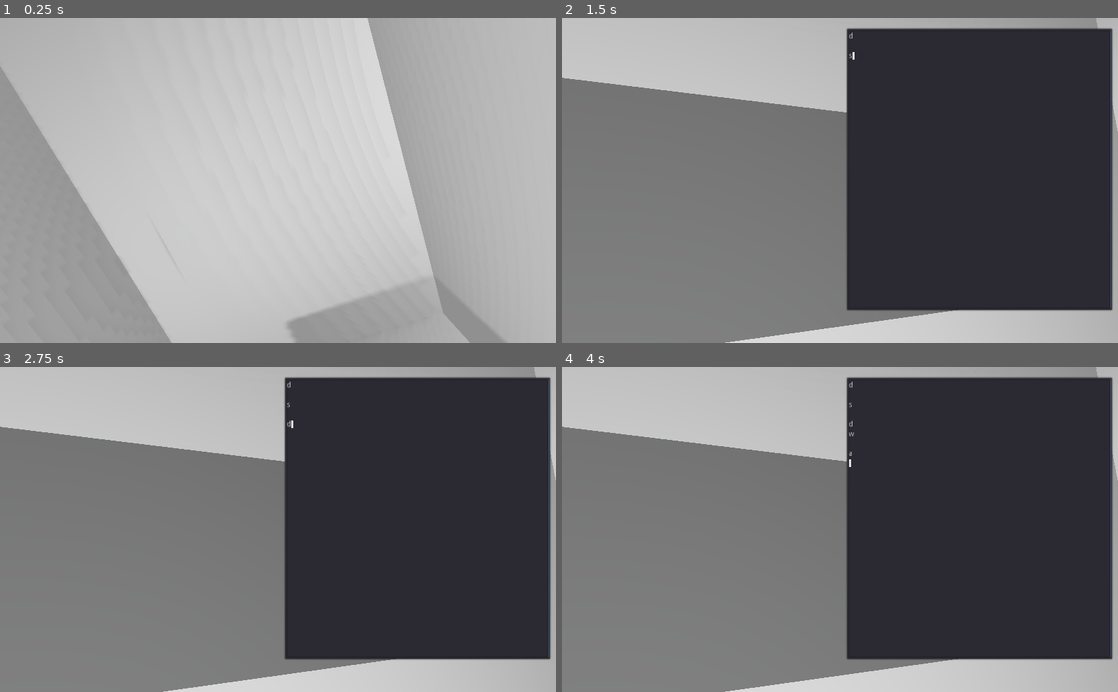
Above: before the commit, frames 1-4 (two rows, left to right).
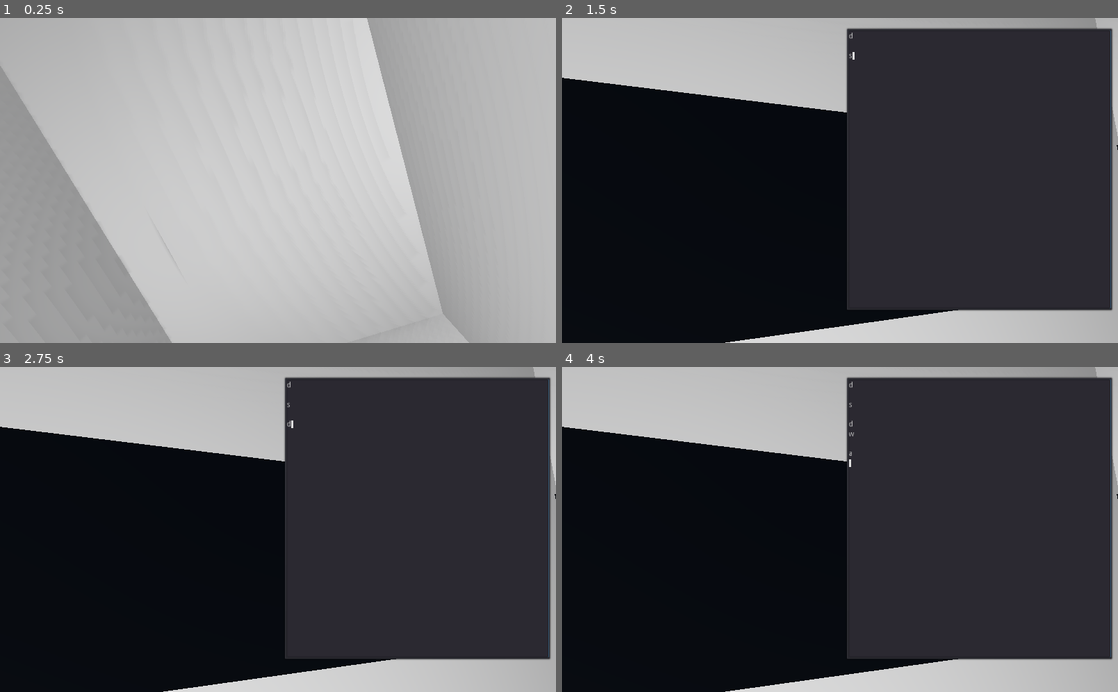
Above: after the commit, the same moments.

Repository: technofromage/SpaceGame
Game: Godot game, scene res://Spaceship.tscn
Two runs of this game, one before a commit and one after it. Both use one fixed random seed, a clock stepped at 60 frames per second and the inputs below.
Inputs (mouse positions are in pixels of both pictures, inside the frame that each line leads up to):
- Up to frame 1 (0.25 s): no input
- Up to frame 2 (1.5 s): tap Enter (ui_accept) at 0.5, 0.77, 1.25 s; move the mouse to (962, 164) at 0.52 s; hold D (ui_right) 0.53-1.28 s; move the mouse to (728, 196) at 1.27 s; hold S (ui_down) from 1.28 s (still down)
- Up to frame 3 (2.75 s): tap Enter (ui_accept) at 1.52, 2 s; move the mouse to (333, 458) at 2.02 s; release S (ui_down) at 2.03 s; hold D (ui_right) from 2.03 s (still down)
- Up to frame 4 (4 s): tap Enter (ui_accept) at 2.75, 3.02, 3.5, 3.77 s; move the mouse to (812, 594) at 2.77 s; release D (ui_right) at 2.78 s; hold W (ui_up) 2.78-3.53 s; move the mouse to (1006, 578) at 3.52 s; hold A (ui_left) from 3.53 s (still down)

The runs differ from the first frame. In frame 1, 1.9% of the frame differs, in the area x 0-91%, y 0-100%; in frame 2, 39%, in the area x 0-100%, y 0-100%; in frame 3, 39%; in frame 4, 39%.

Commit message:
moved stuff around

Diff:
--- /dev/null
+++ b/Space_Camera.tres.gd
@@ -0,0 +1,32 @@
+extends Camera
+
+var window
+var player
+
+func _ready():
+	var parentName= get_parent().name
+	window = get_node("/root/spacePrograming/Inside/"+parentName+"Window")
+	player = get_node("/root/spacePrograming/PlayerBody")
+
+
+#TODO: atm does not reflect motion coorrectly; turn into a window by adding position & rotation
+func _physics_process(delta):
+
+		#assumes window is at y=0 and is 4 (x) wide
+		var windowwidth = window.scale.x*0.5
+
+		var angle1 = player.translation-(window.translation+Vector3(windowwidth,0,0))
+		var angle2 = player.translation-(window.translation+Vector3(-windowwidth,0,0))
+		#print(angle1)
+		#print(angle2)
+		#print_debug(angle1.angle_to(test)*180/PI)
+
+		var angle = angle1.angle_to(angle2)
+		#print_debug(angle*180/PI)
+		#look_at(get_translation()-angle2,Vector3(0,1,0))
+
+		#rotate_object_local(Vector3(0,1,0),-angle*0.5)
+
+		#set_translation(player.translation)
+		#translate_object_local(Vector3(0,0,-10))
+		set_fov(angle*180/PI)
--- a/Spaceship.tscn
+++ b/Spaceship.tscn
@@ -1,10 +1,20 @@
-[gd_scene load_steps=14 format=2]
+[gd_scene load_steps=17 format=2]
 
-[ext_resource path="res://KinematicBody.gd" type="Script" id=1]
-[ext_resource path="res://Camera.gd" type="Script" id=2]
-[ext_resource path="res://PopupPanel.gd" type="Script" id=3]
-[ext_resource path="res://windowOut.gd" type="Script" id=4]
-[ext_resource path="res://WindowCam.gd" type="Script" id=5]
+[ext_resource path="res://Window.gd" type="Script" id=1]
+[ext_resource path="res://KinematicBody.gd" type="Script" id=2]
+[ext_resource path="res://Camera.gd" type="Script" id=3]
+[ext_resource path="res://PopupPanel.gd" type="Script" id=4]
+[ext_resource path="res://spaceship_outside.gd" type="Script" id=5]
+[ext_resource path="res://Space_Camera.tres.gd" type="Script" id=6]
+
+[sub_resource type="ViewportTexture" id=10]
+viewport_path = NodePath("sideView")
+
+[sub_resource type="SpatialMaterial" id=11]
+resource_local_to_scene = true
+albedo_texture = SubResource( 10 )
+
+[sub_resource type="QuadMesh" id=6]
 
 [sub_resource type="CubeMesh" id=1]
 
@@ -16,14 +26,12 @@
 flip_faces = true
 size = Vector3( 10, 8, 6 )
 
-[sub_resource type="ViewportTexture" id=4]
-viewport_path = NodePath("windowOut")
+[sub_resource type="ViewportTexture" id=12]
+viewport_path = NodePath("frontView")
 
 [sub_resource type="SpatialMaterial" id=5]
 resource_local_to_scene = true
-albedo_texture = SubResource( 4 )
-
-[sub_resource type="QuadMesh" id=6]
+albedo_texture = SubResource( 12 )
 
 [sub_resource type="CubeMesh" id=7]
 size = Vector3( 0.5, 0.5, 0.5 )
@@ -33,37 +41,45 @@
 
 [node name="spacePrograming" type="Spatial"]
 
-[node name="OmniLight" type="OmniLight" parent="."]
+[node name="Inside" type="Spatial" parent="."]
+
+[node name="sideViewWindow" type="MeshInstance" parent="Inside"]
+transform = Transform( -8.74228e-008, 0, 1, 0, 2, 0, -2, 0, -4.37114e-008, -4.9, 0, -1.99 )
+material_override = SubResource( 11 )
+mesh = SubResource( 6 )
+material/0 = null
+script = ExtResource( 1 )
+
+[node name="Cube" type="MeshInstance" parent="Inside"]
+transform = Transform( 1, 0, 0, 0, 1, 0, 0, 0, 1, 3.79, 2.42, 2.14 )
+mesh = SubResource( 1 )
+material/0 = SubResource( 2 )
+
+[node name="MeshInstance" type="MeshInstance" parent="Inside"]
+transform = Transform( 1, 0, 0, 0, 1, 0, 0, 0, 1, 0.0323167, -0.0101489, 0.00947559 )
+mesh = SubResource( 3 )
+material/0 = null
+
+[node name="frontViewWindow" type="MeshInstance" parent="Inside"]
+transform = Transform( 4, 0, 0, 0, 2, 0, 0, 0, 1, 0, 0, -2.99 )
+material_override = SubResource( 5 )
+mesh = SubResource( 6 )
+material/0 = null
+script = ExtResource( 1 )
+
+[node name="OmniLight" type="OmniLight" parent="Inside"]
 transform = Transform( 1, 0, 0, 0, 1, 0, 0, 0, 1, 1.38866, 2.85706, 1.96509 )
 shadow_enabled = true
 omni_range = 10.0
 
-[node name="3D_background" type="Spatial" parent="."]
-editor/display_folded = true
-
-[node name="Cube" type="MeshInstance" parent="3D_background"]
-transform = Transform( 1, 0, 0, 0, 1, 0, 0, 0, 1, 3.79, 2.42, 2.14 )
-mesh = SubResource( 1 )
-material/0 = SubResource( 2 )
-
-[node name="Cube2" type="MeshInstance" parent="3D_background"]
-transform = Transform( 1, 0, 0, 0, 1, 0, 0, 0, 1, 3.93, -0.24, 0 )
-mesh = SubResource( 1 )
-material/0 = SubResource( 2 )
-
-[node name="MeshInstance" type="MeshInstance" parent="3D_background"]
-transform = Transform( 1, 0, 0, 0, 1, 0, 0, 0, 1, 0.00280142, 5.96046e-008, 0.00646818 )
-mesh = SubResource( 3 )
-material/0 = null
-
 [node name="PlayerBody" type="KinematicBody" parent="."]
 transform = Transform( 1, 0, 0, 0, 1, 0, 0, 0, 1, 0, 0, -1 )
-script = ExtResource( 1 )
+script = ExtResource( 2 )
 
 [node name="Camera" type="Camera" parent="PlayerBody"]
 fov = 74.0
 near = 0.1
-script = ExtResource( 2 )
+script = ExtResource( 3 )
 
 [node name="UI" type="Node" parent="."]
 editor/display_folded = true
@@ -90,53 +106,70 @@
 wrap_enabled = true
 caret_block_mode = true
 
-[node name="windowOut" type="Viewport" parent="."]
-size = Vector2( 512, 256 )
-render_target_v_flip = true
-shadow_atlas_size = 100
-script = ExtResource( 4 )
-
-[node name="WindowCam" type="Camera" parent="windowOut"]
-transform = Transform( 1, 0, 0, 0, 1, 0, 0, 0, 1, 0, 0, -11 )
-current = true
-fov = 90.0
-script = ExtResource( 5 )
-
-[node name="Window" type="MeshInstance" parent="windowOut"]
-transform = Transform( 4, 0, 0, 0, 2, 0, 0, 0, 1, 0, 0, -2.99 )
-material_override = SubResource( 5 )
-mesh = SubResource( 6 )
-material/0 = null
-
-[node name="outside" type="Spatial" parent="."]
+[node name="Outside" type="Spatial" parent="."]
 transform = Transform( 1, 0, 0, 0, 1, 0, 0, 0, 1, 0, 0, -10 )
 
-[node name="CubeOuside" type="MeshInstance" parent="outside"]
+[node name="CubeOuside" type="MeshInstance" parent="Outside"]
 transform = Transform( 0.97989, 0, 0.199538, 0.06163, 0.951106, -0.302652, -0.189782, 0.308863, 0.93198, -0.03, -0.0100002, -5.47543 )
 mesh = SubResource( 7 )
 material/0 = null
 
-[node name="Floor" type="MeshInstance" parent="outside"]
-transform = Transform( 2, 0, 0, 0, 1, 0, 0, 0, 1, 0, -1, -2 )
+[node name="CubeOuside2" type="MeshInstance" parent="Outside"]
+transform = Transform( 0.97989, 0, 0.199538, 0.06163, 0.951106, -0.302652, -0.189782, 0.308863, 0.93198, -4.51972, -0.0100002, -9.29068 )
+mesh = SubResource( 7 )
+material/0 = null
+
+[node name="CubeOuside3" type="MeshInstance" parent="Outside"]
+transform = Transform( 0.97989, 0, 0.199538, 0.06163, 0.951106, -0.302652, -0.189782, 0.308863, 0.93198, -6.55269, -0.0100002, -4.41548 )
+mesh = SubResource( 7 )
+material/0 = null
+
+[node name="Floor" type="MeshInstance" parent="Outside"]
+transform = Transform( 2, 0, 0, 0, 1, 0, 0, 0, 1, 0, -1, 2 )
 mesh = SubResource( 8 )
 material/0 = null
 
-[node name="Floor2" type="MeshInstance" parent="outside"]
-transform = Transform( -4.37114e-008, -1, 0, 1, -4.37114e-008, 0, 0, 0, 1, 2, 0, -3 )
+[node name="Floor2" type="MeshInstance" parent="Outside"]
+transform = Transform( -4.37114e-008, -1, 0, 1, -4.37114e-008, 0, 0, 0, 1, 2, 0, 2 )
 mesh = SubResource( 8 )
 material/0 = null
 
-[node name="Floor4" type="MeshInstance" parent="outside"]
-transform = Transform( -4.37114e-008, -1, 0, 1, -4.37114e-008, 0, 0, 0, 1, -2, 0, -3 )
+[node name="Floor4" type="MeshInstance" parent="Outside"]
+transform = Transform( -4.37114e-008, -1, 0, 1, -4.37114e-008, 0, 0, 0, 1, -2, 0, 2 )
 mesh = SubResource( 8 )
 material/0 = null
 
-[node name="Floor3" type="MeshInstance" parent="outside"]
-transform = Transform( 2, 0, 0, 0, 1, 0, 0, 0, 1, 0, 1, -3 )
+[node name="Floor3" type="MeshInstance" parent="Outside"]
+transform = Transform( 2, 0, 0, 0, 0.999961, -0.00885192, 0, 0.00885192, 0.999961, 0, 1, 2 )
 mesh = SubResource( 8 )
 material/0 = null
 
-[node name="OmniLight2" type="OmniLight" parent="outside"]
+[node name="OmniLight2" type="OmniLight" parent="Outside"]
 transform = Transform( 1, 0, 0, 0, 1, 0, 0, 0, 1, 0, 0.733959, 3.22609 )
 shadow_enabled = true
 omni_range = 10.0
+
+[node name="spaceship_outside" type="Spatial" parent="Outside"]
+script = ExtResource( 5 )
+
+[node name="frontView" type="Viewport" parent="Outside/spaceship_outside"]
+size = Vector2( 512, 256 )
+render_target_v_flip = true
+shadow_atlas_size = 100
+
+[node name="FrontCam" type="Camera" parent="Outside/spaceship_outside/frontView"]
+transform = Transform( 1, 0, 0, 0, 1, 0, 0, 0, 1, 0, 0, -10 )
+current = true
+fov = 90.0
+script = ExtResource( 6 )
+
+[node name="sideView" type="Viewport" parent="Outside/spaceship_outside"]
+size = Vector2( 256, 256 )
+render_target_v_flip = true
+shadow_atlas_size = 100
+
+[node name="SideCam" type="Camera" parent="Outside/spaceship_outside/sideView"]
+transform = Transform( -4.37114e-008, 0, 1, 0, 1, 0, -1, 0, -4.37114e-008, -4.9, 0, -9 )
+current = true
+fov = 90.0
+script = ExtResource( 6 )
--- /dev/null
+++ b/Window.gd
@@ -0,0 +1,6 @@
+extends MeshInstance
+
+
+# Called when the node enters the scene tree for the first time.
+func _ready():
+	pass
--- a/WindowCam.gd
+++ /dev/null
@@ -1,39 +0,0 @@
-extends Camera
-
-var window
-var player
-
-func _ready():
-	window = get_node("../Window")
-	player = get_node("../../PlayerBody")
-
-	#var angle = player.translation-(window.translation+Vector3(2,1,0))
-	#print_debug(angle)
-	#print_debug(angle.angle_to(player.translation-window.translation+Vector3(-2,-1,0))*180/PI)
-
-func _physics_process(delta):
-		#rotation
-		#look_at_from_position(player.translation,window.translation,Vector3(0,1,0))
-		#set_translation(player.translation)
-
-		#look_at(window.translation+player.translation+get_translation(),Vector3(0,-1,0))
-
-		#fov
-		#assumes window is at y=0 and is 4 (x) wide
-		var angle1 = player.translation-(window.translation+Vector3(2,0,0))
-		var angle2 = player.translation-(window.translation+Vector3(-2,0,0))
-		print(angle1)
-		print(angle2)
-		#print_debug(angle1.angle_to(test)*180/PI)
-
-		var angle = angle1.angle_to(angle2)
-		print_debug(angle*180/PI)
-		look_at(get_translation()-angle2,Vector3(0,1,0))
-
-		rotate_object_local(Vector3(0,1,0),-angle*0.5)
-
-		set_translation(player.translation)
-		translate_object_local(Vector3(0,0,-10))
-		#var angle= angle1.angle_to(angle2)
-		#print_debug(angle)
-		set_fov(angle*180/PI)
--- a/globals.gd
+++ b/globals.gd
@@ -1,3 +1,7 @@
 extends Node
 # Global Variables
 var is_movement_locked = false
+
+#spaceship_motion
+var accel = Vector3(0,0,0)
+var rot_accel = Vector3(0,0,0)
--- /dev/null
+++ b/spaceship_outside.gd
@@ -0,0 +1,15 @@
+extends Spatial
+#This is where the ship moves from
+
+
+func addforce(amount):
+	globals.accel=globals.accel+amount
+
+func addforce_rotate(amount):
+	globals.rot_accel=globals.rotation_accel+amount
+
+func _physics_process(delta):
+	translate(globals.accel*delta)
+	rotate_x(globals.rot_accel.x*delta)
+	rotate_y(globals.rot_accel.y*delta)
+	rotate_z(globals.rot_accel.z*delta)
--- a/windowOut.gd
+++ b/windowOut.gd
@@ -5,7 +5,8 @@
 # var b = "text"
 
 # Called when the node enters the scene tree for the first time.
-#func _ready():
+func _ready():
 #	print_debug(get_camera())
 #	print_debug(get_camera().make_current())
 #	pass # Replace with function body.
+	pass
Not shown: 1 places in Spaceship.tscn that only renumber resources
